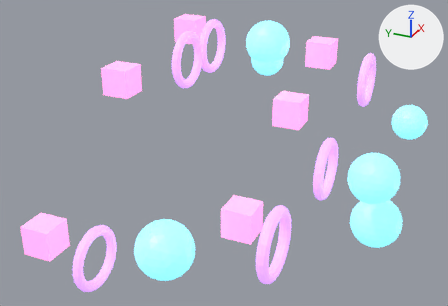
The glTF model app/src/main/assets/living_world.glb, before and after one commit.
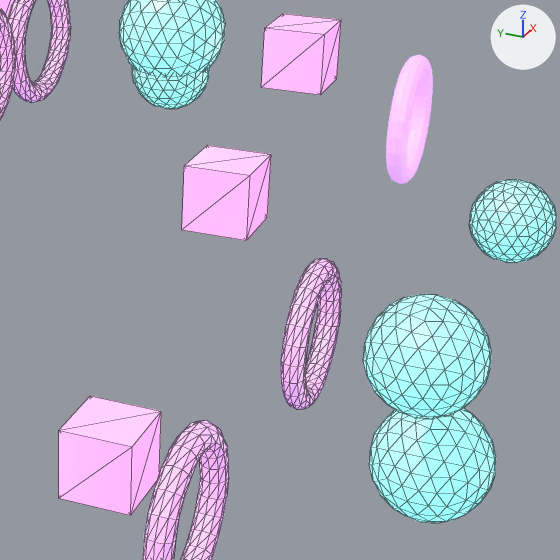
There are two pictures of each version: one whole from a camera (50 mm lens) standing at (-6.39, 1.64, 2.89) and looking at (-0.38, 4.35, -0.11), one close up on the part from 44% to 96% of the width and 10% to 86% of the height. The lights are fixed; the arrows at upper right show +X, +Y and +Z. The older version's two pictures come first. The close-ups show mesh edges as thin lines.

The older version as bpy lines, for what is in view:
```python
me_geom_02 = bpy.data.meshes.new('geom_02')
me_geom_02.from_pydata(...)  # a box spanning x -0.17..0.17, y -0.17..0.17, z -0.17..0.17
me_geom_02.materials.append(mat_mat_02)  # pink #ffafe0, glowing pink #ff89d3
me_geom_07 = bpy.data.meshes.new('geom_07')
me_geom_07.from_pydata(...)  # a torus around y (ring radius 0.3, tube radius 0.055) spanning x -0.355..0.355, y -0.052..0.052, z -0.355..0.355
me_geom_07.materials.append(mat_mat_07)  # purple #d5a8ff, glowing purple #d395ff
me_geom_12 = bpy.data.meshes.new('geom_12')
me_geom_12.from_pydata(...)  # an icosphere of 320 faces spanning x -0.27..0.27, y -0.27..0.27, z -0.27..0.27
me_geom_12.materials.append(mat_mat_12)  # cyan #98eaff, glowing cyan #89edff
ob_node_02 = bpy.data.objects.new('node_02', me_geom_02)
ob_node_02.parent = ob_world
ob_node_02.location = (1.609, 3.8, 0.647)
ob_node_07 = bpy.data.objects.new('node_07', me_geom_07)
ob_node_07.parent = ob_world
ob_node_07.location = (-1.953, 3.15, -0.125)
ob_node_12 = bpy.data.objects.new('node_12', me_geom_12)
ob_node_12.parent = ob_world
ob_node_12.location = (-0.6, 2.5, -0.47)
# also in view: 'node_16' at (0.92, 5.1, 0.76); 'node_08' at (-1.13, 3.8, -0.47); 'node_00' at (1.2, 2.5, 0.0); 'node_13' at (-0.29, 3.15, -0.13); 'node_15' at (1.27, 4.45, 0.57)
```
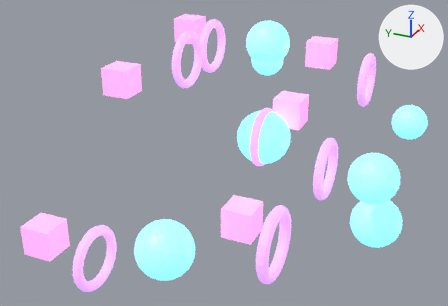
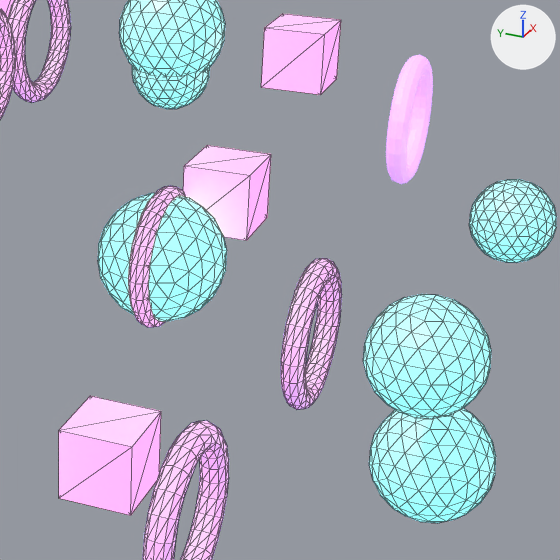
Pixel boxes (x1, y1, x2, y2) of what changed, in the close-ups (560 x 560 px):
'node_45', added (cyan): after (98, 193, 227, 321)
'node_40', added (purple): after (128, 186, 186, 327)
'node_46', added (purple): after (128, 186, 182, 327)
'node_28', added (mostly hidden): after (149, 195, 183, 322)

The edits, one by one:
Object 'node_46' (ob_node_46) is new; it shows me_geom_10.
Its parent is ob_world.
Its location is (0.0, 4.0, 0.0).
Object 'node_45' (ob_node_45) is new; it shows me_geom_09.
Its parent is ob_world.
Its location is (0.0, 4.0, 0.0).
Object 'node_40' (ob_node_40) is new; it shows me_geom_04.
Its parent is ob_world.
Its location is (0.0, 4.0, 0.0).
Object 'node_28' (ob_node_28) is new; it shows me_geom_10.
Its parent is ob_world.
Its location is (0.0, 4.0, 0.0).
